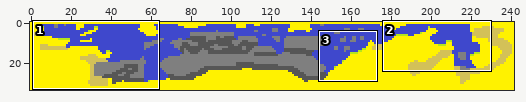
Edited in one commit: sprite sheet (world2s.png). The picture above shows the old version from afar; the outline marks the close-up.
Close-up. The starting point:
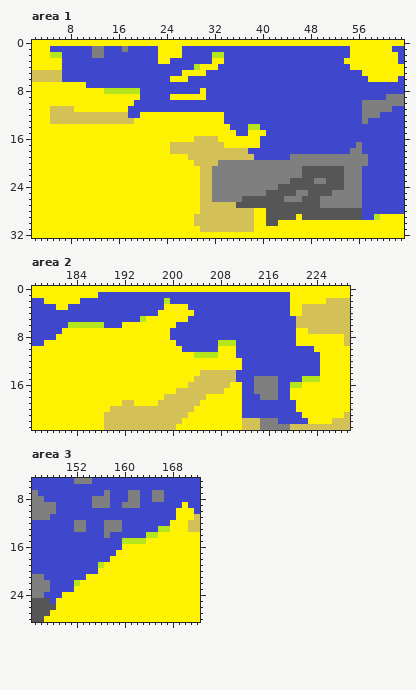
The file is 242x34 pixels. Shown: area 1: x 2..63, y 0..32; area 2: x 177..229, y 0..23; area 3: x 145..172, y 5..28.
And afterwards:
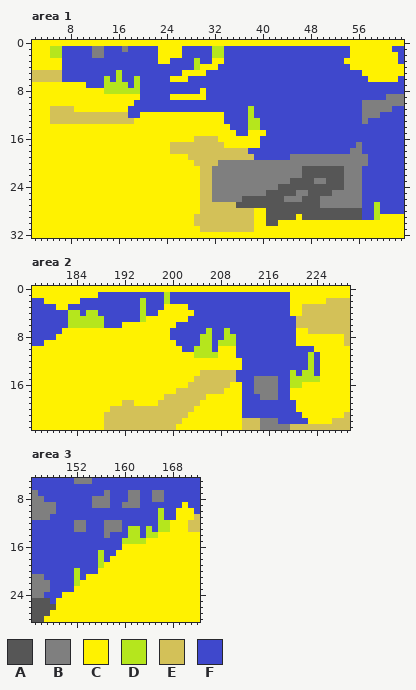
Palette (. is transparent): A #565656  B #7f7f7f  C #fff200  D #b5e61d  E #d3c158  F #3f48cc
Change:
{"where": "area 1"}
{"y":1,"x":5,"old":"FF","new":"DD"}
{"y":1,"x":32,"old":"FF","new":"DD"}
{"y":3,"x":29,"old":"F","new":"D"}
{"y":5,"x":16,"old":"F","new":"D"}
{"y":6,"x":14,"old":"F","new":"D"}
{"y":6,"x":16,"old":"F","new":"D"}
{"y":6,"x":19,"old":"F","new":"D"}
{"y":7,"x":14,"old":"FFFF","new":"DDDD"}
{"y":7,"x":19,"old":"F","new":"D"}
{"y":11,"x":38,"old":"F","new":"D"}
{"y":12,"x":38,"old":"F","new":"D"}
{"y":13,"x":38,"old":"FF","new":"DD"}
{"y":27,"x":59,"old":"F","new":"D"}
{"y":28,"x":59,"old":"F","new":"D"}
{"where": "area 2"}
{"y":1,"x":199,"old":"F","new":"D"}
{"y":2,"x":195,"old":"F","new":"D"}
{"y":3,"x":195,"old":"F","new":"D"}
{"y":4,"x":183,"old":"FF","new":"DD"}
{"y":4,"x":186,"old":"FF","new":"DD"}
{"y":4,"x":195,"old":"F","new":"D"}
{"y":5,"x":183,"old":"FFFFFF","new":"DDDDDD"}
{"y":7,"x":206,"old":"F","new":"D"}
{"y":7,"x":209,"old":"F","new":"D"}
{"y":8,"x":205,"old":"FF","new":"DD"}
{"y":8,"x":209,"old":"FF","new":"DD"}
{"y":9,"x":205,"old":"FF","new":"DD"}
{"y":10,"x":204,"old":"FFF","new":"DDD"}
{"y":11,"x":223,"old":"F","new":"D"}
{"y":12,"x":223,"old":"F","new":"D"}
{"y":13,"x":223,"old":"F","new":"D"}
{"y":14,"x":220,"old":"F","new":"D"}
{"y":14,"x":222,"old":"FF","new":"DD"}
{"y":15,"x":220,"old":"FF","new":"DD"}
{"where": "area 3"}
{"y":10,"x":166,"old":"F","new":"D"}
{"y":11,"x":166,"old":"F","new":"D"}
{"y":12,"x":166,"old":"FF","new":"DD"}
{"y":13,"x":161,"old":"FF","new":"DD"}
{"y":13,"x":164,"old":"F","new":"D"}
{"y":14,"x":161,"old":"FF","new":"DD"}
{"y":17,"x":156,"old":"F","new":"D"}
{"y":18,"x":156,"old":"F","new":"D"}
{"y":20,"x":152,"old":"F","new":"D"}
{"y":21,"x":152,"old":"F","new":"D"}
